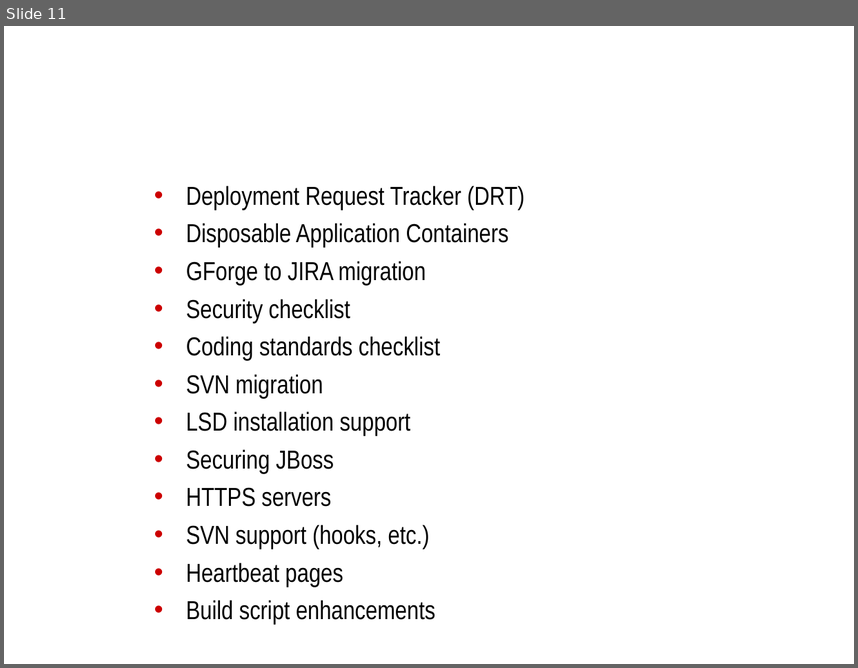
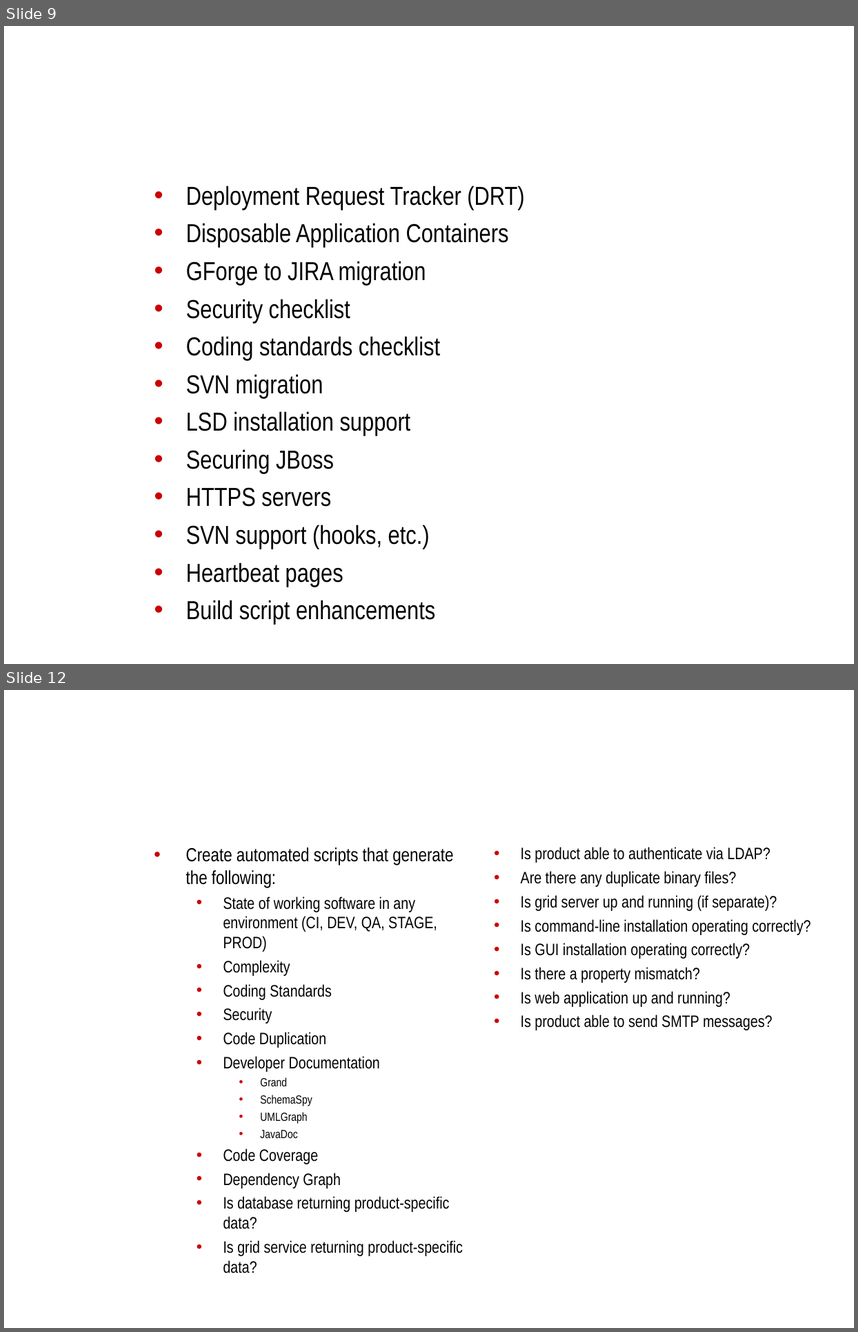
Before and after one commit to NCIP/automation, a slide deck: docs/roadmap/bda-rollout.ppt. Shown one above the other, each under a label of ours: slide 11 before the commit, slides 9 and 12 after it; the slides between them are not shown. The pictures are 858x668 and 858x1332 pixels, drawn with LibreOffice and Linux fonts; fonts in the diff are those of the drawing; background and template pictures are left out. Boxes give left, top, right and bottom in pixels: in the first picture for what was removed or moved away, otherwise in the second. Text is boxed around its words. In the diff, an @@ line names an element or a change of style, - is before the commit and + after.

```diff
--- a/docs/roadmap/bda-rollout.ppt
+++ b/docs/roadmap/bda-rollout.ppt
@@ slide 12 added at bbox=[4, 690, 854, 1328], background picture (left out) @@
@@ title added at bbox=[146, 690, 819, 818], 32 pt, text #FFFFFF, bold @@
+Release-Readiness Automation
@@ text added at bbox=[186, 847, 463, 1273], 14 pt, text #000000 @@
+• Create automated scripts that generate the following:
+  • State of working software in any environment (CI, DEV, QA, STAGE, PROD)
+  • Complexity
+  • Coding Standards
+  • Security
+  • Code Duplication
+  • Developer Documentation
+    • Grand
+    • SchemaSpy
+    • UMLGraph
+    • JavaDoc
+  • Code Coverage
+  • Dependency Graph
+  • Is database returning product-specific data?
+  • Is grid service returning product-specific data?
@@ text added at bbox=[521, 847, 811, 1030], 14 pt, text #000000 @@
+• Is product able to authenticate via LDAP?
+• Are there any duplicate binary files?
+• Is grid server up and running (if separate)?
+• Is command-line installation operating correctly?
+• Is GUI installation operating correctly?
+• Is there a property mismatch?
+• Is web application up and running?
+• Is product able to send SMTP messages?
@@ what was slide 11 is now slide 9 @@
```
Also in this commit, not shown: 1 slide changed, 3 other slides added, 1 slide removed.
